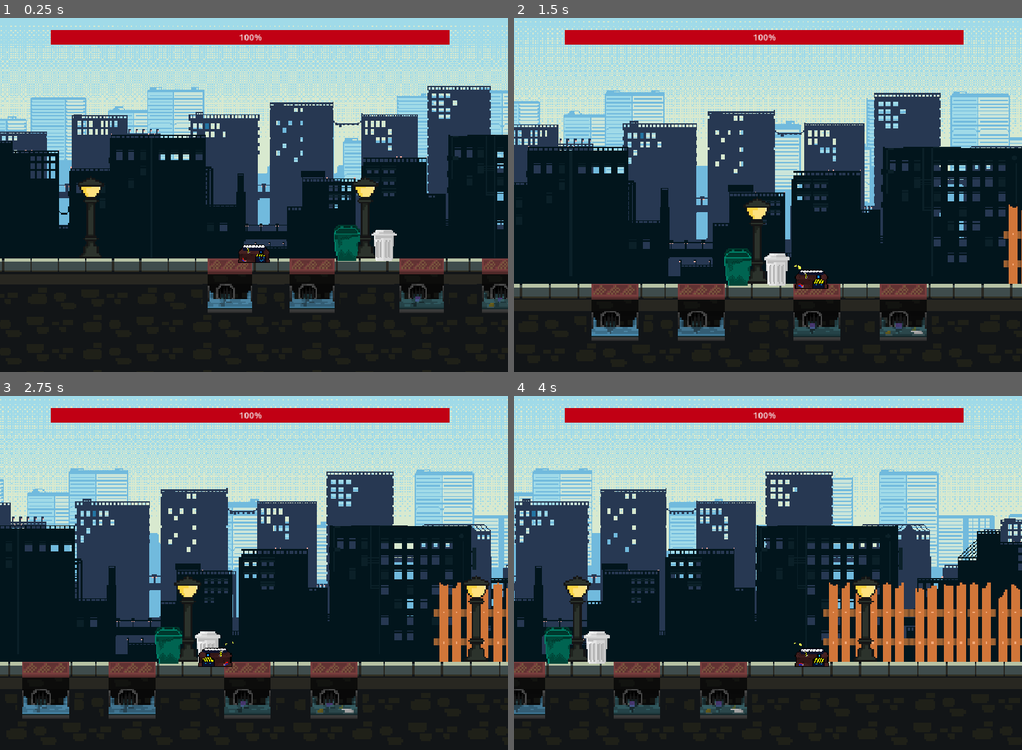
Above: before the commit, frames 1-4 (two rows, left to right).
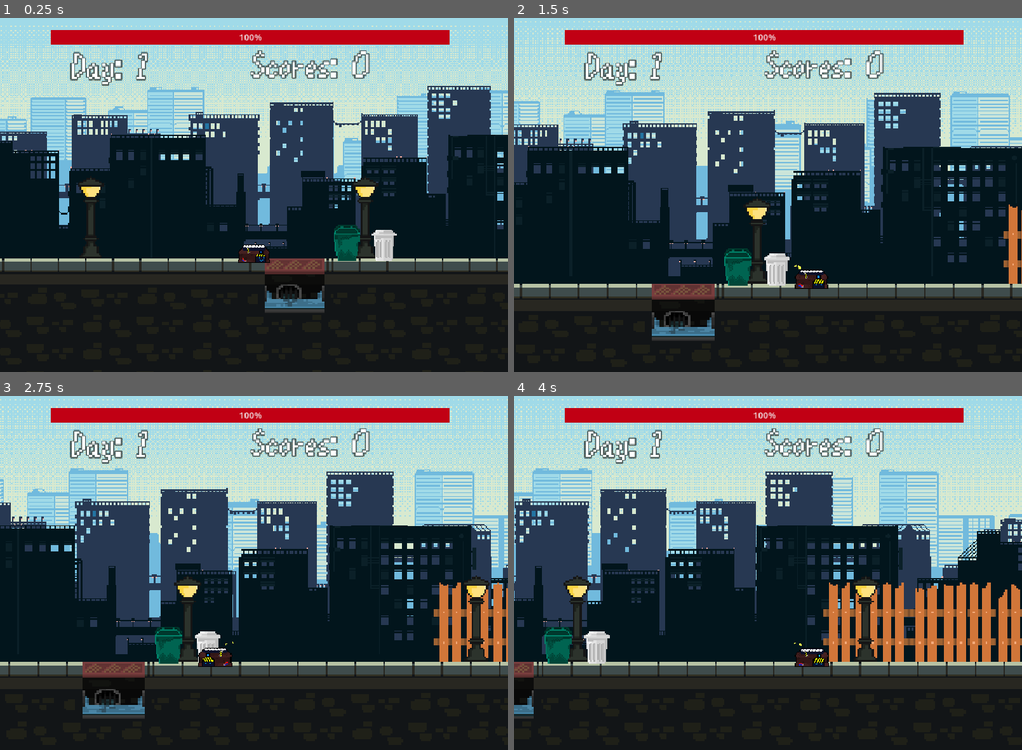
Above: after the commit, the same moments.

Repository: Ash3d28/Godot_Trash_Eternal
Game: Godot game, scene res://scenes/game.tscn
Same seed, same stepped clock (60 frames per second), same inputs: the game is played once before the commit and once after it.
Inputs:
- Up to frame 1 (0.25 s): no input
- Up to frame 2 (1.5 s): hold D (Right) from 0.53 s (still down); tap Space (Jump) at 0.77 s
- Up to frame 3 (2.75 s): tap Space (Jump) at 1.52 s; release D (Right) at 2.03 s; hold A (Left) from 2.03 s (still down)
- Up to frame 4 (4 s): release A (Left) at 2.78 s; hold D (Right) from 2.78 s (still down); tap Space (Jump) at 3.02, 3.77 s

The runs differ from the first frame. In frame 1, 5.0% of the frame differs, in the area x 13-100%, y 9-84%; in frame 2, 5.8%; in frame 3, 5.8%, in the area x 4-73%, y 9-92%; in frame 4, 4.1%.

Commit message:
UI Update

Diff:
--- a/new-game-project/scenes/Stage/ground.tscn
+++ b/new-game-project/scenes/Stage/ground.tscn
@@ -457,39 +457,140 @@
 sources/0 = SubResource("TileSetAtlasSource_j4yi7")
 sources/1 = SubResource("TileSetAtlasSource_vehv0")
 
-[sub_resource type="TileSetAtlasSource" id="TileSetAtlasSource_8oy7d"]
-texture = ExtResource("8_e223d")
-0:0/size_in_atlas = Vector2i(2, 2)
-0:0/animation_columns = 4
-0:0/animation_frame_0/duration = 0.2
-0:0/animation_frame_1/duration = 0.2
-0:0/animation_frame_2/duration = 0.2
-0:0/animation_frame_3/duration = 0.2
-0:0/0 = 0
-0:2/size_in_atlas = Vector2i(2, 2)
-0:2/animation_columns = 4
-0:2/animation_frame_0/duration = 0.2
-0:2/animation_frame_1/duration = 0.2
-0:2/animation_frame_2/duration = 0.2
-0:2/animation_frame_3/duration = 0.2
-0:2/0 = 0
-0:4/size_in_atlas = Vector2i(2, 2)
-0:4/animation_columns = 4
-0:4/animation_frame_0/duration = 0.2
-0:4/animation_frame_1/duration = 0.2
-0:4/animation_frame_2/duration = 0.2
-0:4/animation_frame_3/duration = 0.2
-0:4/0 = 0
-0:6/size_in_atlas = Vector2i(2, 2)
-0:6/animation_columns = 4
-0:6/animation_frame_0/duration = 0.2
-0:6/animation_frame_1/duration = 0.2
-0:6/animation_frame_2/duration = 0.2
-0:6/animation_frame_3/duration = 0.2
-0:6/0 = 0
-
-[sub_resource type="TileSet" id="TileSet_7fed3"]
-sources/6 = SubResource("TileSetAtlasSource_8oy7d")
+[sub_resource type="AtlasTexture" id="AtlasTexture_e223d"]
+atlas = ExtResource("8_e223d")
+region = Rect2(0, 0, 32, 32)
+
+[sub_resource type="AtlasTexture" id="AtlasTexture_betfj"]
+atlas = ExtResource("8_e223d")
+region = Rect2(32, 0, 32, 32)
+
+[sub_resource type="AtlasTexture" id="AtlasTexture_8oy7d"]
+atlas = ExtResource("8_e223d")
+region = Rect2(64, 0, 32, 32)
+
+[sub_resource type="AtlasTexture" id="AtlasTexture_2fw2u"]
+atlas = ExtResource("8_e223d")
+region = Rect2(96, 0, 32, 32)
+
+[sub_resource type="AtlasTexture" id="AtlasTexture_j3d4b"]
+atlas = ExtResource("8_e223d")
+region = Rect2(0, 32, 32, 32)
+
+[sub_resource type="AtlasTexture" id="AtlasTexture_t5dcs"]
+atlas = ExtResource("8_e223d")
+region = Rect2(32, 32, 32, 32)
+
+[sub_resource type="AtlasTexture" id="AtlasTexture_exu16"]
+atlas = ExtResource("8_e223d")
+region = Rect2(64, 32, 32, 32)
+
+[sub_resource type="AtlasTexture" id="AtlasTexture_j55re"]
+atlas = ExtResource("8_e223d")
+region = Rect2(96, 32, 32, 32)
+
+[sub_resource type="AtlasTexture" id="AtlasTexture_xc6e7"]
+atlas = ExtResource("8_e223d")
+region = Rect2(0, 64, 32, 32)
+
+[sub_resource type="AtlasTexture" id="AtlasTexture_6x1ki"]
+atlas = ExtResource("8_e223d")
+region = Rect2(32, 64, 32, 32)
+
+[sub_resource type="AtlasTexture" id="AtlasTexture_kkkox"]
+atlas = ExtResource("8_e223d")
+region = Rect2(64, 64, 32, 32)
+
+[sub_resource type="AtlasTexture" id="AtlasTexture_b62q0"]
+atlas = ExtResource("8_e223d")
+region = Rect2(96, 64, 32, 32)
+
+[sub_resource type="AtlasTexture" id="AtlasTexture_7h1a1"]
+atlas = ExtResource("8_e223d")
+region = Rect2(0, 96, 32, 32)
+
+[sub_resource type="AtlasTexture" id="AtlasTexture_dlvak"]
+atlas = ExtResource("8_e223d")
+region = Rect2(32, 96, 32, 32)
+
+[sub_resource type="AtlasTexture" id="AtlasTexture_rycth"]
+atlas = ExtResource("8_e223d")
+region = Rect2(64, 96, 32, 32)
+
+[sub_resource type="AtlasTexture" id="AtlasTexture_885re"]
+atlas = ExtResource("8_e223d")
+region = Rect2(96, 96, 32, 32)
+
+[sub_resource type="SpriteFrames" id="SpriteFrames_qii31"]
+animations = [{
+"frames": [{
+"duration": 1.0,
+"texture": SubResource("AtlasTexture_e223d")
+}, {
+"duration": 1.0,
+"texture": SubResource("AtlasTexture_betfj")
+}, {
+"duration": 1.0,
+"texture": SubResource("AtlasTexture_8oy7d")
+}, {
+"duration": 1.0,
+"texture": SubResource("AtlasTexture_2fw2u")
+}],
+"loop": 1,
+"name": &"State1",
+"speed": 9.0
+}, {
+"frames": [{
+"duration": 1.0,
+"texture": SubResource("AtlasTexture_j3d4b")
+}, {
+"duration": 1.0,
+"texture": SubResource("AtlasTexture_t5dcs")
+}, {
+"duration": 1.0,
+"texture": SubResource("AtlasTexture_exu16")
+}, {
+"duration": 1.0,
+"texture": SubResource("AtlasTexture_j55re")
+}],
+"loop": 1,
+"name": &"State2",
+"speed": 9.0
+}, {
+"frames": [{
+"duration": 1.0,
+"texture": SubResource("AtlasTexture_xc6e7")
+}, {
+"duration": 1.0,
+"texture": SubResource("AtlasTexture_6x1ki")
+}, {
+"duration": 1.0,
+"texture": SubResource("AtlasTexture_kkkox")
+}, {
+"duration": 1.0,
+"texture": SubResource("AtlasTexture_b62q0")
+}],
+"loop": 1,
+"name": &"State3",
+"speed": 9.0
+}, {
+"frames": [{
+"duration": 1.0,
+"texture": SubResource("AtlasTexture_7h1a1")
+}, {
+"duration": 1.0,
+"texture": SubResource("AtlasTexture_dlvak")
+}, {
+"duration": 1.0,
+"texture": SubResource("AtlasTexture_rycth")
+}, {
+"duration": 1.0,
+"texture": SubResource("AtlasTexture_885re")
+}],
+"loop": 1,
+"name": &"State4",
+"speed": 9.0
+}]
 
 [sub_resource type="TileSetAtlasSource" id="TileSetAtlasSource_wljyq"]
 texture = ExtResource("8_wljyq")
@@ -752,32 +853,32 @@
 
 [node name="Props" type="Node2D" parent="." unique_id=567020327]
 
-[node name="Sewage" type="Node2D" parent="Props" unique_id=210217091]
-
-[node name="Sewage" type="TileMapLayer" parent="Props/Sewage" unique_id=1582473956]
-texture_filter = 1
-position = Vector2(1.81, 23.925)
-scale = Vector2(3, 3)
-tile_map_data = PackedByteArray("AAAKAA0ABgAAAAAAAAANAA0ABgAAAAIAAAARAA0ABgAAAAQAAAAUAA0ABgAAAAYAAAA=")
-tile_set = SubResource("TileSet_7fed3")
-
-[node name="Sewage2" type="TileMapLayer" parent="Props/Sewage" unique_id=1081480652]
-texture_filter = 1
-position = Vector2(14.375, 24.02)
-scale = Vector2(3, 3)
-tile_set = SubResource("TileSet_7fed3")
-
-[node name="Sewage3" type="TileMapLayer" parent="Props/Sewage" unique_id=1654271615]
-texture_filter = 1
-position = Vector2(0, 23.92)
-scale = Vector2(3, 3)
-tile_set = SubResource("TileSet_7fed3")
-
-[node name="Sewage4" type="TileMapLayer" parent="Props/Sewage" unique_id=289694318]
-texture_filter = 1
-position = Vector2(13.34, 24.015)
-scale = Vector2(3, 3)
-tile_set = SubResource("TileSet_7fed3")
+[node name="Sewage" type="AnimatedSprite2D" parent="Props" unique_id=1028928491]
+texture_filter = 1
+position = Vector2(619, 672)
+scale = Vector2(4, 3)
+sprite_frames = SubResource("SpriteFrames_qii31")
+animation = &"State1"
+autoplay = "State1"
+frame_progress = 0.38136715
+
+[node name="Sewage2" type="AnimatedSprite2D" parent="Props" unique_id=2125701559]
+texture_filter = 1
+position = Vector2(2427, 672)
+scale = Vector2(4, 3)
+sprite_frames = SubResource("SpriteFrames_qii31")
+animation = &"State1"
+autoplay = "State1"
+frame_progress = 0.266231
+
+[node name="Sewage3" type="AnimatedSprite2D" parent="Props" unique_id=256234443]
+texture_filter = 1
+position = Vector2(-893, 672)
+scale = Vector2(4, 3)
+sprite_frames = SubResource("SpriteFrames_qii31")
+animation = &"State1"
+autoplay = "State1"
+frame_progress = 0.99333555
 
 [node name="Fences" type="TileMapLayer" parent="Props" unique_id=892590856]
 texture_filter = 1
--- a/new-game-project/scenes/game.tscn
+++ b/new-game-project/scenes/game.tscn
@@ -4,6 +4,7 @@
 [ext_resource type="PackedScene" uid="uid://cpbq88dme6d6m" path="res://scenes/Stage/ground.tscn" id="2_yqjtg"]
 [ext_resource type="PackedScene" uid="uid://c201kqm66rjry" path="res://scenes/pause_menu.tscn" id="3_lnu2h"]
 [ext_resource type="PackedScene" uid="uid://lbbvjxnebsga" path="res://scenes/game_over.tscn" id="4_lbhrr"]
+[ext_resource type="PackedScene" uid="uid://djf7keuxeyyoh" path="res://scenes/ui.tscn" id="5_iywne"]
 
 [node name="Game" type="Node2D" unique_id=812271920]
 script = ExtResource("1_yqjtg")
@@ -16,4 +17,9 @@
 [node name="game_over" parent="." unique_id=676856134 instance=ExtResource("4_lbhrr")]
 visible = false
 
+[node name="UI" parent="." unique_id=2108810403 instance=ExtResource("5_iywne")]
+
+[connection signal="brand_new_day" from="Ground" to="UI" method="_on_ground_brand_new_day"]
 [connection signal="game_over" from="Ground" to="game_over" method="_on_ground_game_over"]
+[connection signal="game_over" from="Ground" to="UI" method="_on_ground_game_over"]
+[connection signal="send_final_score" from="UI" to="game_over" method="_on_ui_send_final_score"]
--- a/new-game-project/scenes/game_over.tscn
+++ b/new-game-project/scenes/game_over.tscn
@@ -1,6 +1,7 @@
 [gd_scene format=3 uid="uid://lbbvjxnebsga"]
 
 [ext_resource type="Script" uid="uid://b16vhyksn5yy0" path="res://scripts/game_over.gd" id="1_racf3"]
+[ext_resource type="FontFile" uid="uid://cm4q18t3f8fcy" path="res://Assets/Fonts/HikariByte.ttf" id="3_tbwuq"]
 [ext_resource type="Texture2D" uid="uid://bpwasn2lwrasi" path="res://Assets/Images/Game Over/game_over_menu.png" id="4_irg28"]
 
 [sub_resource type="AtlasTexture" id="AtlasTexture_racf3"]
@@ -108,4 +109,17 @@
 offset_right = 942.0
 offset_bottom = 667.0
 
+[node name="Final_Score" type="Label" parent="." unique_id=647032758]
+texture_filter = 1
+offset_left = 158.0
+offset_top = 456.0
+offset_right = 791.0
+offset_bottom = 528.0
+theme_override_colors/font_outline_color = Color(1, 1, 1, 1)
+theme_override_constants/outline_size = 3
+theme_override_fonts/font = ExtResource("3_tbwuq")
+theme_override_font_sizes/font_size = 88
+text = "Test"
+horizontal_alignment = 1
+
 [connection signal="pressed" from="Quit" to="." method="_on_quit_pressed"]
--- /dev/null
+++ b/new-game-project/scenes/ui.tscn
@@ -0,0 +1,31 @@
+[gd_scene format=3 uid="uid://djf7keuxeyyoh"]
+
+[ext_resource type="FontFile" uid="uid://cm4q18t3f8fcy" path="res://Assets/Fonts/HikariByte.ttf" id="1_fyqef"]
+[ext_resource type="Script" uid="uid://be25ljohrxyxt" path="res://scripts/ui.gd" id="1_m6e0p"]
+
+[node name="UI" type="CanvasLayer" unique_id=2108810403]
+script = ExtResource("1_m6e0p")
+
+[node name="Days" type="Label" parent="." unique_id=11844063]
+texture_filter = 1
+offset_left = 131.0
+offset_top = 59.0
+offset_right = 317.0
+offset_bottom = 149.0
+theme_override_colors/font_outline_color = Color(0, 0, 0, 0.6117647)
+theme_override_constants/outline_size = 9
+theme_override_fonts/font = ExtResource("1_fyqef")
+theme_override_font_sizes/font_size = 76
+text = "Day: 0"
+
+[node name="Score" type="Label" parent="." unique_id=500599072]
+texture_filter = 1
+offset_left = 459.0
+offset_top = 56.0
+offset_right = 1127.0
+offset_bottom = 120.0
+theme_override_colors/font_outline_color = Color(0, 0, 0, 0.57254905)
+theme_override_constants/outline_size = 9
+theme_override_fonts/font = ExtResource("1_fyqef")
+theme_override_font_sizes/font_size = 76
+text = "Score: "
--- a/new-game-project/scripts/game.gd
+++ b/new-game-project/scripts/game.gd
@@ -1,10 +1,11 @@
 extends Node2D
+@onready var ui: CanvasLayer = $UI
+
 var timer:float
 
 # Called when the node enters the scene tree for the first time.
 func _ready() -> void:
 	pass
-
 
 # Called every frame. 'delta' is the elapsed time since the previous frame.
 func _process(delta: float) -> void:
@@ -15,3 +16,6 @@
 #Signals
 func _on_roomba_touched() -> void:
 	print("roomba touched")
+
+func _brand_new_day(day : int):
+	ui.Days
--- a/new-game-project/scripts/game_over.gd
+++ b/new-game-project/scripts/game_over.gd
@@ -1,10 +1,13 @@
 extends CanvasLayer
 @onready var animated_sprite_2d: AnimatedSprite2D = $AnimatedSprite2D
+@onready var final_score_display: Label = $Final_Score
 
 # Called when the node enters the scene tree for the first time.
 func _ready() -> void:
 	visible = false
 	get_tree().paused = false
+	final_score_display.visible = false
+	final_score_display.text = "0"
 
 # Called every frame. 'delta' is the elapsed time since the previous frame.
 func _process(delta: float) -> void:
@@ -15,7 +18,13 @@
 	visible = true
 	get_tree().paused = true
 	animated_sprite_2d.play("game_over")
+	await get_tree().create_timer(3.0).timeout
+	final_score_display.visible = true
 
 func _on_quit_pressed() -> void:
 	get_tree().paused = false
 	get_tree().change_scene_to_file("res://scenes/main.tscn")
+
+func _on_ui_send_final_score(final_score: int) -> void:
+	var hold = str(final_score)
+	final_score_display.text = hold
--- a/new-game-project/scripts/ground.gd
+++ b/new-game-project/scripts/ground.gd
@@ -4,13 +4,16 @@
 @onready var bg2: Node2D = $Backgrounds/Game_Background_2
 @onready var bg3: Node2D = $Backgrounds/Game_Background_3
 @onready var bg4: Node2D = $Backgrounds/Game_Background_4
+@onready var sg1: AnimatedSprite2D = $Props/Sewage
+@onready var sg2: AnimatedSprite2D = $Props/Sewage2
+@onready var sg3: AnimatedSprite2D = $Props/Sewage3
 
 var timer
 
 #days(not implemented yet)
 var day : int
 var day_timer := 0.0
-var day_interval := 10
+var day_interval := 30
 
 #Ground
 var ground_hp = 500
@@ -19,6 +22,7 @@
 
 #Signals
 signal game_over
+signal brand_new_day(day_number : int)
 
 # Called when the node enters the scene tree for the first time.
 func _ready() -> void:
@@ -31,7 +35,7 @@
 	new_day(delta)
 
 func new_game():
-	day = 0
+	day = 1
 
 func take_damage(sec_past : float, trash_group : String) -> void:
 	dmg_timer += sec_past
@@ -52,24 +56,37 @@
 	if day_timer >= day_interval:
 		day_timer -= day_interval
 		day += 1
+		brand_new_day.emit(day)
 		print("Day: ",day)
 	if ground_hp >= 400:
 		bg1.visible = true
 		bg2.visible = false
 		bg3.visible = false
 		bg4.visible = false
+		sg1.play("State1")
+		sg2.play("State1")
+		sg3.play("State1")
 	elif ground_hp >= 300 and ground_hp <= 399:
 		bg1.visible = false
 		bg2.visible = true
 		bg3.visible = false
 		bg4.visible = false
+		sg1.play("State2")
+		sg2.play("State2")
+		sg3.play("State2")
 	elif ground_hp >= 200 and ground_hp <= 299:
 		bg1.visible = false
 		bg2.visible = false
 		bg3.visible = true
 		bg4.visible = false
+		sg1.play("State3")
+		sg2.play("State3")
+		sg3.play("State3")
 	elif ground_hp >= 100 and ground_hp <= 199:
 		bg1.visible = false
 		bg2.visible = false
 		bg3.visible = false
 		bg4.visible = true
+		sg1.play("State4")
+		sg2.play("State4")
+		sg3.play("State4")
--- a/new-game-project/scripts/main.gd
+++ b/new-game-project/scripts/main.gd
@@ -3,7 +3,6 @@
 # Called when the node enters the scene tree for the first time.
 func _ready() -> void:
 	pass
-
 
 # Called every frame. 'delta' is the elapsed time since the previous frame.
 func _process(delta: float) -> void:
--- a/new-game-project/scripts/roomba.gd
+++ b/new-game-project/scripts/roomba.gd
@@ -6,11 +6,19 @@
 const SPEED = 300.0
 var roomba_facing := "Right"
 #const JUMP_VELOCITY = -400.0
+var score : int = 0
 
 #camera
 var zoom_min = Vector2(1.1, 1.1)
 var zoom_max = Vector2(1.15, 1.5)
 var zoom_speed = Vector2(0.0030,0.0030)
+
+#signal
+signal UI_score_display(score_val : int)
+
+func _ready() -> void:
+	add_to_group("roomba")
+	connect_to_UI()
 
 func _physics_process(delta: float) -> void:
 	var roomba_direction := Input.get_axis("Left", "Right")
@@ -47,3 +55,14 @@
 		animated_sprite_2d.play(roomba_facing)  # "Right" or "Left" idle sprite
 		if camera_2d.zoom < zoom_max:
 			camera_2d.zoom += zoom_speed
+
+
+func add_score(amount: int) -> void:
+	score += amount
+	UI_score_display.emit(score)
+	print("Score: ", score)
+
+func connect_to_UI() -> void:
+	var UI = get_tree().get_first_node_in_group("UI")
+	if UI:
+		UI_score_display.connect(UI._display_score)
--- a/new-game-project/scripts/trash.gd
+++ b/new-game-project/scripts/trash.gd
@@ -20,10 +20,12 @@
 
 signal trash_detected(trash: Area2D, if_full: bool)
 signal trash_dmg(damage)
+signal give_score(score : int)
 
 # Called when the node enters the scene tree for the first time.
 func _ready() -> void:
 	add_to_group("trash")
+	connect_to_roomba()
 	var max_hp = hp
 	if health:
 		health.max_value = max_hp
@@ -87,6 +89,7 @@
 		await get_tree().create_timer(0.5).timeout
 	if hp == 0:
 		trash.queue_free()
+		give_score.emit(100)
 
 func _on_body_shape_entered(body_rid: RID, body: Node2D, body_shape_index: int, local_shape_index: int) -> void:
 	print(body.name)
@@ -115,3 +118,8 @@
 	if is_pile:
 		return
 	is_pile = true
+
+func connect_to_roomba():
+	var roomba = get_tree().get_first_node_in_group("roomba")
+	if roomba:
+		give_score.connect(roomba.add_score)
--- /dev/null
+++ b/new-game-project/scripts/ui.gd
@@ -0,0 +1,34 @@
+extends CanvasLayer
+@onready var days: Label = $Days
+@onready var ground: Node2D = $"../Ground"
+@onready var scores: Label = $Score
+
+#signals
+signal send_final_score(final_score : int)
+
+func _enter_tree() -> void:
+	add_to_group("UI")
+
+# Called when the node enters the scene tree for the first time.
+func _ready() -> void:
+	days.text = "Day: 1"
+	days.visible = true
+	scores.text = "Scores: 0"
+
+# Called every frame. 'delta' is the elapsed time since the previous frame.
+func _process(delta: float) -> void:
+	pass
+
+func _on_ground_brand_new_day(day_number: int) -> void:
+	var hold = str(day_number)
+	days.text = "Day: " + hold
+
+
+func _on_ground_game_over() -> void:
+	days.visible = false
+	scores.visible = false
+
+func _display_score(score : int) -> void:
+	var hold = str(score)
+	scores.text = "Score: " + hold
+	send_final_score.emit(score)
Binary file added: new-game-project/Assets/Fonts/HikariByte.ttf
Not shown, added: new-game-project/Assets/Fonts/HikariByte.ttf.import
Not shown, added: new-game-project/scripts/ui.gd.uid
Not shown, added: new-game-project/Assets/Fonts/hikaribyte.zip
